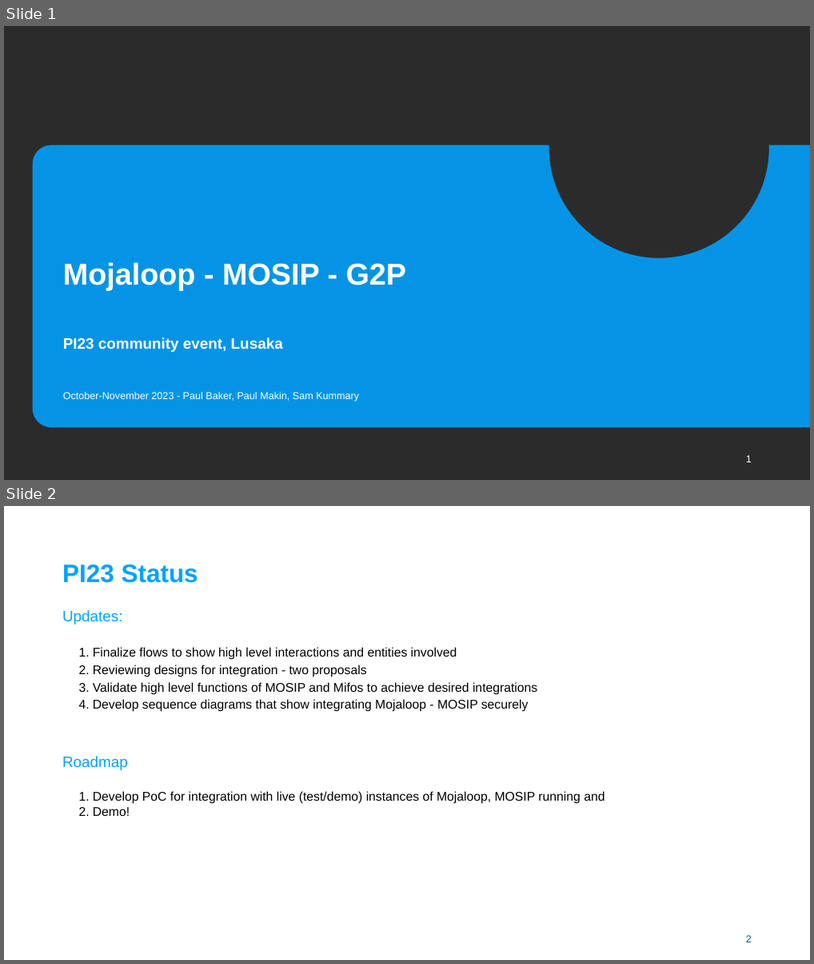
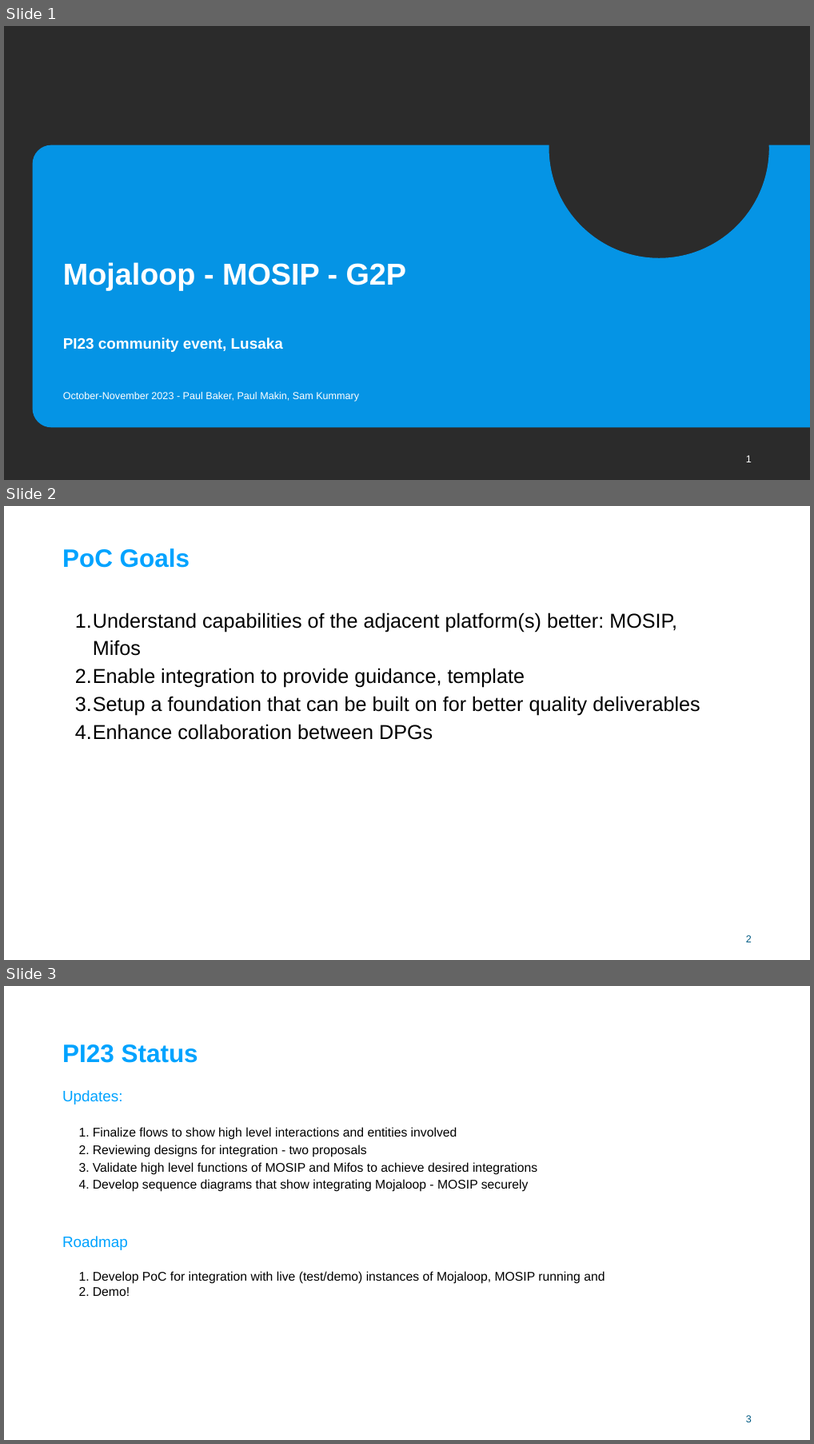
Before and after one commit to mojaloop/documentation-artifacts, a slide deck: presentations/pi_23_oct_2023/presentations/Mojaloop-MOSIP-G2P-PI23.pptx. Shown one above the other, each under a label of ours: slides 1 and 2 before the commit, slides 1, 2 and 3 after it. The pictures are 814x964 and 814x1444 pixels, drawn with LibreOffice and Linux fonts; fonts in the diff are those of the drawing; background and template pictures are left out; a plain dark background stands for a picture behind light text. Boxes give left, top, right and bottom in pixels: in the first picture for what was removed or moved away, otherwise in the second. Text is boxed around its words. In the diff, an @@ line names an element or a change of style, - is before the commit and + after.

Commit message:
Mojaloop - MOSIP deck

```diff
--- a/presentations/pi_23_oct_2023/presentations/Mojaloop-MOSIP-G2P-PI23.pptx
+++ b/presentations/pi_23_oct_2023/presentations/Mojaloop-MOSIP-G2P-PI23.pptx
@@ slide 2 added at (x1=4, y1=506, x2=810, y2=960), background picture (left out); not listed: 1 template element that a slide beside it also shows @@
@@ title added at (x1=62, y1=548, x2=190, y2=568), 60 pt, text #00A3FF, bold @@
+PoC Goals
@@ text added at (x1=75, y1=612, x2=700, y2=740), 48 pt, text #000000 @@
+1. Understand capabilities of the adjacent platform(s) better: MOSIP, Mifos
+2. Enable integration to provide guidance, template
+3. Setup a foundation that can be built on for better quality deliverables
+4. Enhance collaboration between DPGs
@@ page number added at (x1=746, y1=935, x2=752, y2=942), 24 pt, text #005A83 @@
+2
@@ what was slide 2 is now slide 3 @@
@@ page number at (x1=746, y1=1415, x2=752, y2=1422): text changed @@
-2
+3
```
Also in this commit, not shown: 1 slide changed.
